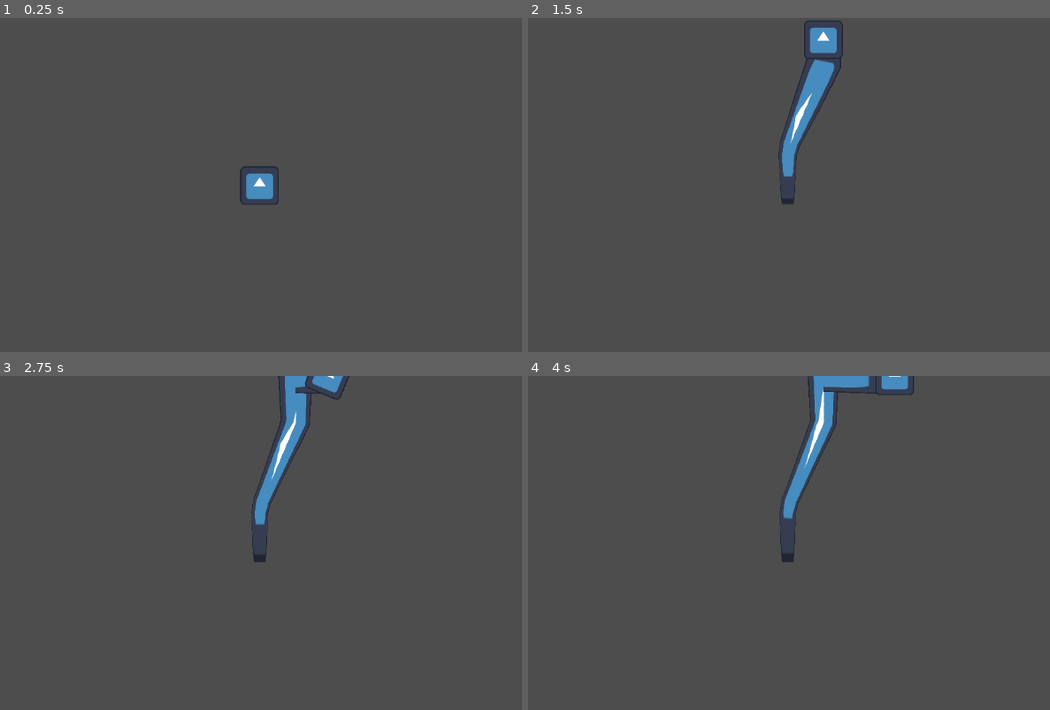
Above: before the commit, frames 1-4 (two rows, left to right).
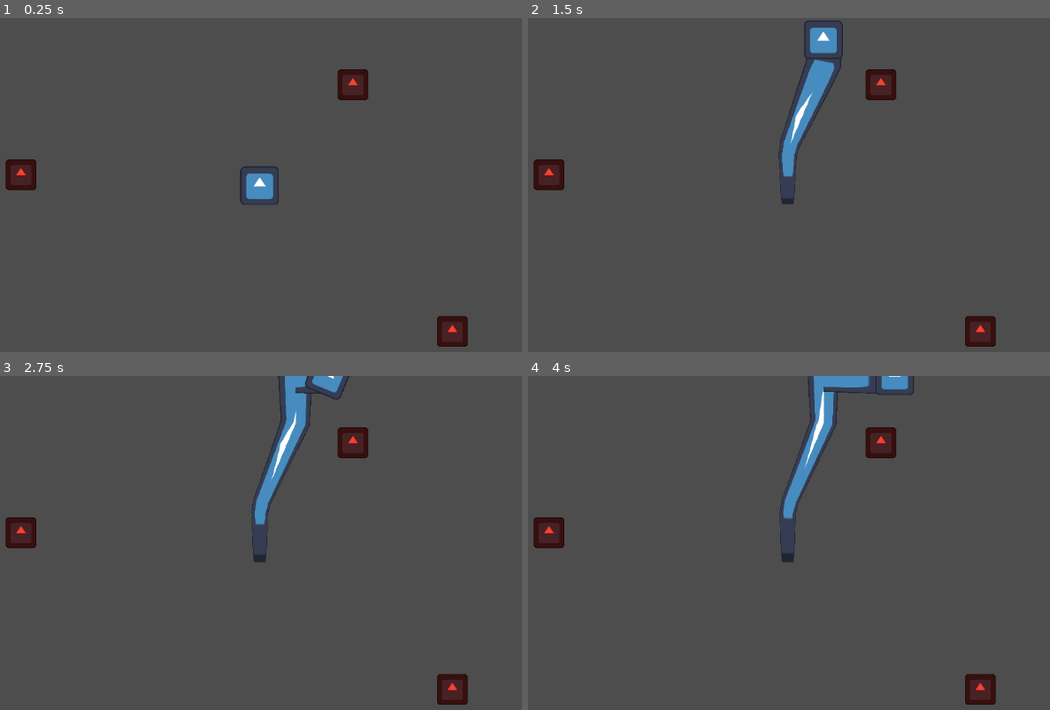
Above: after the commit, the same moments.

Repository: tylercchase/gmtk-2025
Game: Godot game, scene res://src/main.tscn
Same seed, same stepped clock (60 frames per second), same inputs: the game is played once before the commit and once after it. The engine's default icon, where the game draws it, is replaced by a stand-in: a white triangle on a blue panel in a dark square.
Inputs:
- Up to frame 1 (0.25 s): no input
- Up to frame 2 (1.5 s): hold D (move_right) 0.53-1.28 s; hold A (move_left) from 1.28 s (still down)
- Up to frame 3 (2.75 s): tap Enter at 2 s; release A (move_left) at 2.03 s; hold D (move_right) from 2.03 s (still down)
- Up to frame 4 (4 s): release D (move_right) at 3.53 s; hold A (move_left) from 3.53 s (still down)

The runs differ from the first frame. In frame 1, 1.6% of the frame differs, in the area x 1-90%, y 15-99%; in frame 2, 1.6%; in frame 3, 1.6%; in frame 4, 1.6%.

Commit message:
feat: add collision components

Diff:
--- /dev/null
+++ b/src/apple/apple.tscn
@@ -0,0 +1,25 @@
+[gd_scene load_steps=5 format=3 uid="uid://ubva2gdfgrlx"]
+
+[ext_resource type="PackedScene" uid="uid://c61yeh5367kks" path="res://src/components/collectible_component.tscn" id="1_pek8c"]
+[ext_resource type="PackedScene" uid="uid://bh4ecelxxdhfb" path="res://src/components/add_item_component.tscn" id="2_5qehy"]
+[ext_resource type="Texture2D" uid="uid://ofhq8wn1748o" path="res://icon.svg" id="3_yckcf"]
+
+[sub_resource type="RectangleShape2D" id="RectangleShape2D_yckcf"]
+size = Vector2(50, 49)
+
+[node name="Apple" type="Node2D"]
+
+[node name="CollectibleComponent" parent="." instance=ExtResource("1_pek8c")]
+
+[node name="CollisionShape2D" type="CollisionShape2D" parent="CollectibleComponent"]
+position = Vector2(0, -0.5)
+shape = SubResource("RectangleShape2D_yckcf")
+
+[node name="AddItemComponent" parent="." node_paths=PackedStringArray("collectible_component") instance=ExtResource("2_5qehy")]
+item = "Apple"
+collectible_component = NodePath("../CollectibleComponent")
+
+[node name="Sprite2D" type="Sprite2D" parent="."]
+modulate = Color(1, 0.245036, 0.189754, 1)
+scale = Vector2(0.395, 0.395)
+texture = ExtResource("3_yckcf")
--- /dev/null
+++ b/src/components/add_item_component.gd
@@ -0,0 +1,15 @@
+extends Node2D
+
+@export var item: String
+@export var collectible_component: CollectibleComponent
+
+func _ready() -> void:
+    collectible_component.collected.connect(_on_collectible_collected)
+
+
+func _on_collectible_collected():
+    add_item()
+
+
+func add_item():
+    print("Give the player" + item)
--- /dev/null
+++ b/src/components/add_item_component.tscn
@@ -0,0 +1,6 @@
+[gd_scene load_steps=2 format=3 uid="uid://bh4ecelxxdhfb"]
+
+[ext_resource type="Script" uid="uid://beyab702grq4n" path="res://src/components/add_item_component.gd" id="1_hc5ci"]
+
+[node name="AddItemComponent" type="Node2D"]
+script = ExtResource("1_hc5ci")
--- /dev/null
+++ b/src/components/collectible_component.gd
@@ -0,0 +1,9 @@
+class_name CollectibleComponent
+extends Area2D
+
+signal collected
+
+
+
+func on_interact():
+    print("interaction")
--- /dev/null
+++ b/src/components/collectible_component.tscn
@@ -0,0 +1,8 @@
+[gd_scene load_steps=2 format=3 uid="uid://c61yeh5367kks"]
+
+[ext_resource type="Script" uid="uid://73h3ey4u4ivb" path="res://src/components/collectible_component.gd" id="1_0gy4v"]
+
+[node name="CollectibleComponent" type="Area2D"]
+collision_layer = 2
+collision_mask = 2
+script = ExtResource("1_0gy4v")
--- a/src/main.tscn
+++ b/src/main.tscn
@@ -1,7 +1,8 @@
-[gd_scene load_steps=3 format=3 uid="uid://d4gmvlosj7ifi"]
+[gd_scene load_steps=4 format=3 uid="uid://d4gmvlosj7ifi"]
 
 [ext_resource type="PackedScene" uid="uid://bkufcjas1iov8" path="res://src/player/player.tscn" id="1_eewff"]
 [ext_resource type="PackedScene" uid="uid://6ppqphm8w01t" path="res://src/segments/segment_manager.tscn" id="2_gh0ne"]
+[ext_resource type="PackedScene" uid="uid://ubva2gdfgrlx" path="res://src/apple/apple.tscn" id="3_5q4o7"]
 
 [node name="world" type="Node2D"]
 
@@ -13,3 +14,14 @@
 
 [node name="Player" parent="." instance=ExtResource("1_eewff")]
 position = Vector2(527, 324)
+
+[node name="Node2D" type="Node2D" parent="."]
+
+[node name="Apple" parent="Node2D" instance=ExtResource("3_5q4o7")]
+position = Vector2(138, 256)
+
+[node name="Apple2" parent="Node2D" instance=ExtResource("3_5q4o7")]
+position = Vector2(679, 109)
+
+[node name="Apple3" parent="Node2D" instance=ExtResource("3_5q4o7")]
+position = Vector2(841, 512)
--- a/src/segments/segment_manager.gd
+++ b/src/segments/segment_manager.gd
@@ -3,10 +3,11 @@
 @export var player_node: Player
 
 @export var trail_line: Line2D
-@export var collision_shape: CollisionPolygon2D
-@export var test_polygon_node: Polygon2D
 @export var test_polygon_node_2: Polygon2D
-@export var test_output_container: Node2D
+
+@export var area_collision_shape: CollisionShape2D
+@export var area: Area2D
+
 var number_of_segments = 50
 
 var past_locations = []
@@ -44,4 +45,13 @@
 
 		if intersection != null:
 			print("Loop closure detected!")
-			test_polygon_node_2.set_polygon(points_array.slice(i))
+			test_polygon_node_2.set_polygon(points_array.slice(i)) # white debug shape
+
+
+			area_collision_shape.shape.set_points(points_array.slice(i))
+			await Engine.get_main_loop().process_frame
+			await Engine.get_main_loop().process_frame
+			print(area.get_overlapping_areas())
+			for item in area.get_overlapping_areas():
+				if item.has_method("on_interact"):
+					item.on_interact()
--- a/src/segments/segment_manager.tscn
+++ b/src/segments/segment_manager.tscn
@@ -8,14 +8,17 @@
 _data = [Vector2(0, 0.390909), 0.0, 0.0, 0, 0, Vector2(1, 1), 0.0, 0.0, 0, 0]
 point_count = 2
 
-[node name="SegmentManager" type="Node2D" node_paths=PackedStringArray("trail_line", "collision_shape", "test_polygon_node", "test_polygon_node_2", "test_output_container")]
+[sub_resource type="ConvexPolygonShape2D" id="ConvexPolygonShape2D_i10sa"]
+resource_local_to_scene = true
+points = PackedVector2Array(0, 0, 1, 1, 1, 0)
+
+[node name="SegmentManager" type="Node2D" node_paths=PackedStringArray("trail_line", "test_polygon_node_2", "area_collision_shape", "area")]
 script = ExtResource("1_f8jwr")
 segment_scene = ExtResource("2_i10sa")
 trail_line = NodePath("Line2D")
-collision_shape = NodePath("")
-test_polygon_node = NodePath("")
 test_polygon_node_2 = NodePath("ResultPolygon2D")
-test_output_container = NodePath("")
+area_collision_shape = NodePath("Area2D/CollisionShape2D")
+area = NodePath("Area2D")
 
 [node name="Line2D" type="Line2D" parent="."]
 width = 59.7
@@ -25,3 +28,10 @@
 end_cap_mode = 1
 
 [node name="ResultPolygon2D" type="Polygon2D" parent="."]
+
+[node name="Area2D" type="Area2D" parent="."]
+collision_layer = 2
+collision_mask = 2
+
+[node name="CollisionShape2D" type="CollisionShape2D" parent="Area2D"]
+shape = SubResource("ConvexPolygonShape2D_i10sa")
Not shown, added: src/components/add_item_component.gd.uid
Not shown, added: src/components/collectible_component.gd.uid
Not shown: 1 places in src/segments/segment_manager.tscn that only renumber resources
